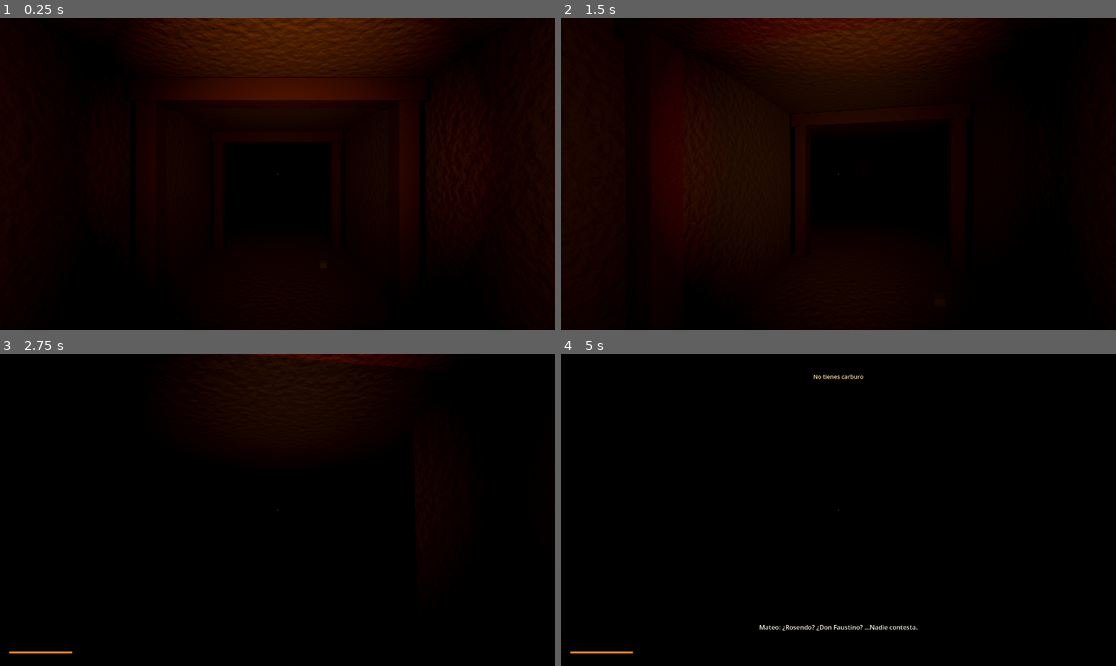
Above: before the commit, frames 1-4 (two rows, left to right).
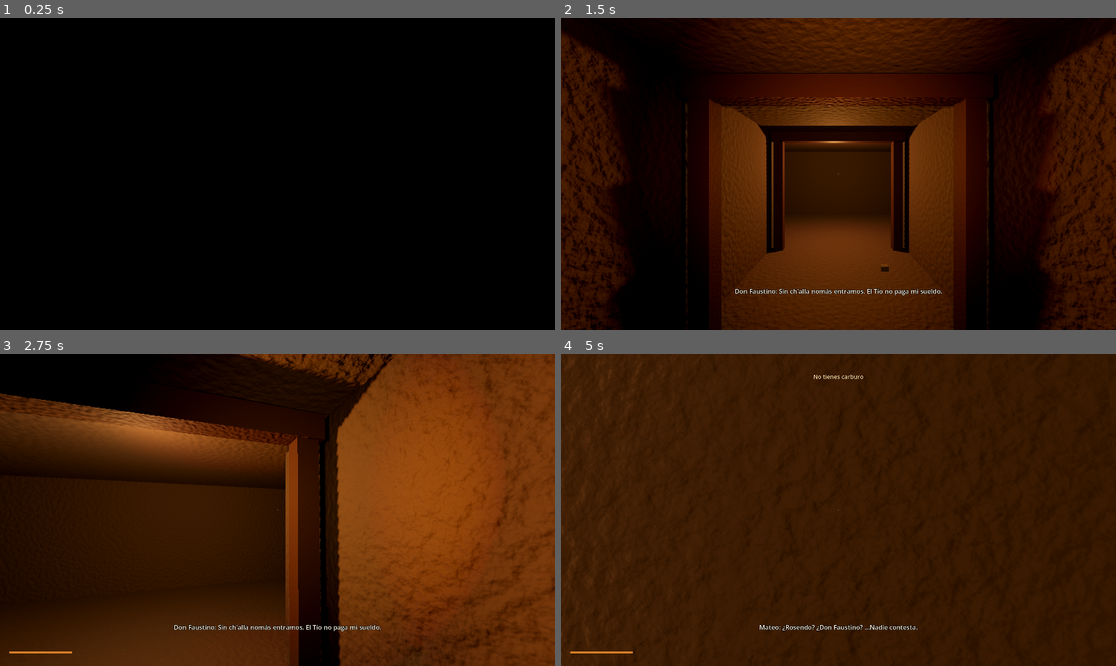
Above: after the commit, the same moments.

Repository: mateomerino14/socavon
Game: Godot game, scene res://src/world/level_01/level_01.tscn
Same seed, same stepped clock (60 frames per second), same inputs: the game is played once before the commit and once after it. Sound files missing from this copy of the repository are replaced by a short silence.
Inputs (mouse positions are in pixels of both pictures, inside the frame that each line leads up to):
- Up to frame 1 (0.25 s): no input
- Up to frame 2 (1.5 s): tap Enter at 0.5 s; move the mouse to (866, 174) at 0.52 s; hold Ctrl (crouch) 0.53-1.28 s; hold W (move_forward) from 0.53 s (still down); move the mouse to (810, 174) at 1.27 s; tap E (interact) at 1.35 s
- Up to frame 3 (2.75 s): keep holding W (move_forward); move the mouse to (288, 503) at 2.02 s; hold Mouse wheel down (lamp_decrease) from 2.03 s (still down)
- Up to frame 4 (5 s): keep holding W (move_forward); move the mouse to (832, 516) at 2.77 s; release Mouse wheel down (lamp_decrease) at 2.78 s; tap Mouse wheel up (lamp_increase) at 2.85 s; move the mouse to (877, 513) at 3.52 s; hold R (lamp_refill) 3.53-4.28 s; move the mouse to (794, 506) at 4.27 s; tap F (lamp_toggle) at 4.35 s

The runs differ from the first frame. In frame 1, 21% of the frame differs, in the area x 0-100%, y 0-86%; in frame 2, 54%; in frame 3, 85%; in frame 4, 100%, in the area x 0-100%, y 0-100%.

Commit message:
feat: Abre el nivel 1 con la cinemática del derrumbe

Diff:
--- a/src/world/level_01/level_01.tscn
+++ b/src/world/level_01/level_01.tscn
@@ -36,6 +36,7 @@
 [ext_resource type="Resource" path="res://src/story/voices/wilmer_llamado.tres" id="54_wilmer_llamado"]
 [ext_resource type="Resource" path="res://src/story/voices/mateo_altar.tres" id="55_mateo_altar"]
 [ext_resource type="Resource" path="res://src/story/voices/mateo_siete.tres" id="56_mateo_siete"]
+[ext_resource type="PackedScene" path="res://src/story/cinematics/intro_cinematic.tscn" id="60_intro"]
 
 [node name="Level01" type="Node3D"]
 script = ExtResource("2_level")
@@ -285,3 +286,5 @@
 [node name="InscriptionTrigger" parent="Voices" instance=ExtResource("50_trigger")]
 transform = Transform3D(1, 0, 0, 0, 1, 0, 0, 0, 1, 8, 0, -31)
 lines = Array[ExtResource("52_voice_line")]([ExtResource("56_mateo_siete")])
+
+[node name="IntroCinematic" parent="." instance=ExtResource("60_intro")]
